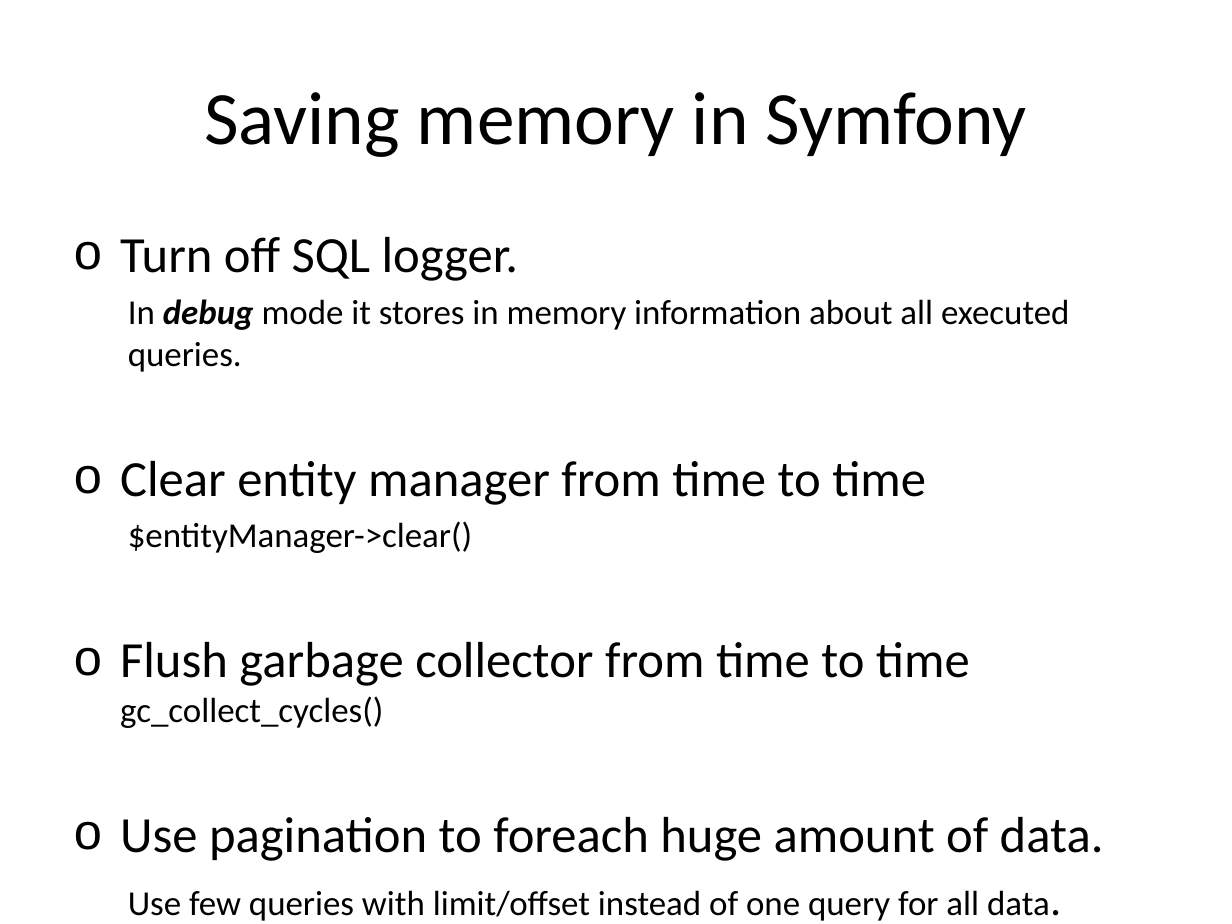
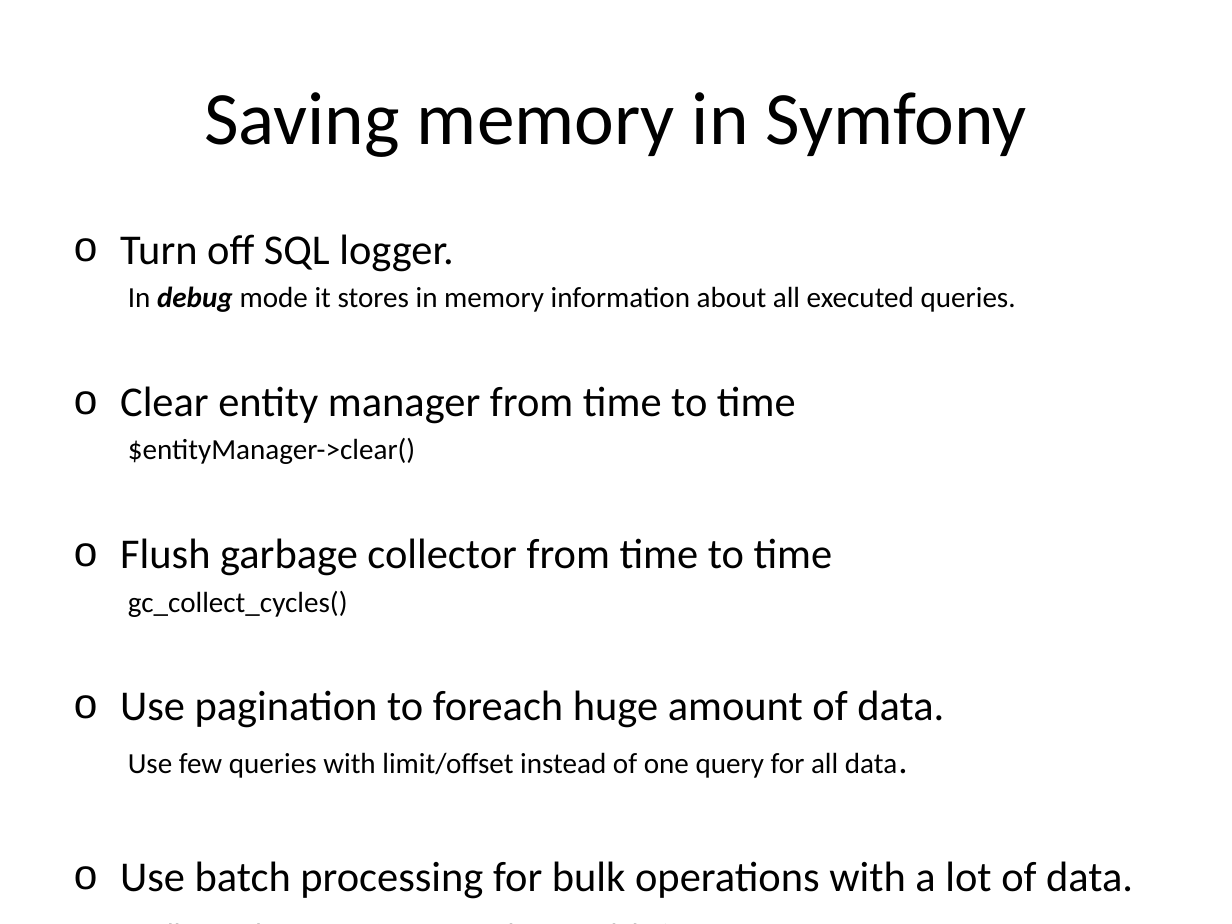
Before and after one commit to e-moe/sf-levi9, a slide deck: slide 24 of assets/workshop_3_highload.pptx. Drawn at 1232x924 pixels with LibreOffice and Linux fonts; fonts in the diff are those of the drawing. Boxes give left, top, right and bottom in pixels: in the first picture for what was removed or moved away, otherwise in the second. Text is boxed around its words. In the diff, an @@ line names an element or a change of style, - is before the commit and + after.

```diff
--- a/assets/workshop_3_highload.pptx
+++ b/assets/workshop_3_highload.pptx
@@ text at <box>120,234,1016,778</box>: size 29.6 to 24.8 pt in "Turn off SQL logger.", "Clear entity manager from time to time", "Use pagination to foreach huge amount of ..."; size 20.4 to 17.1 pt in "In debug mode it stores in memory ...", "$entityManager->clear()", "Use few queries with limit/offset instead of ..."; size 25.9 to 21.7 pt in "data." @@
@@ text at <box>120,538,833,617</box>: text changed; size 29.6 to 24.8 pt @@
-o Flush garbage collector from time to time gc_collect_cycles()
+o Flush garbage collector from time to time
+  gc_collect_cycles()
@@ text at <box>120,861,1133,899</box>: paragraphs added @@
+o Use batch processing for bulk operations with a lot of data.
+  Well-suited for mass inserts, updates or deletions.
```
Also in this commit, not shown: 6 other slides changed.
